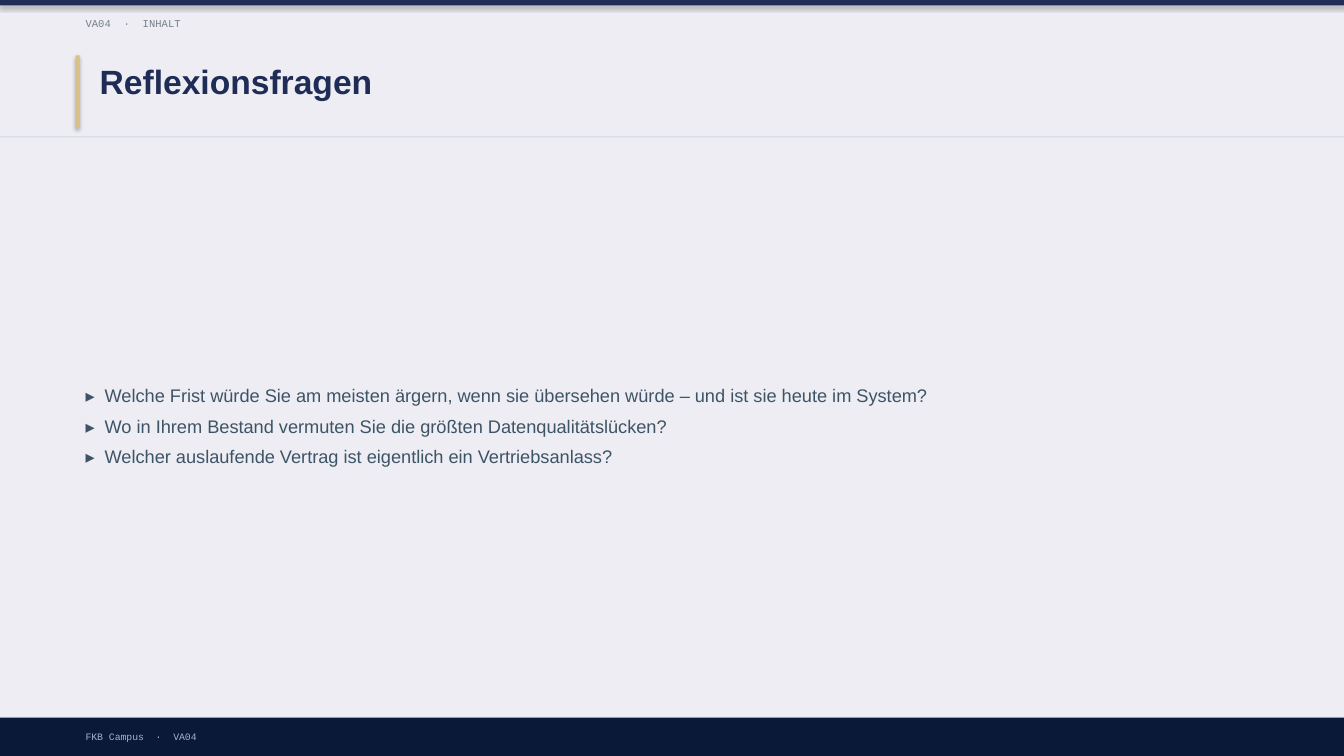
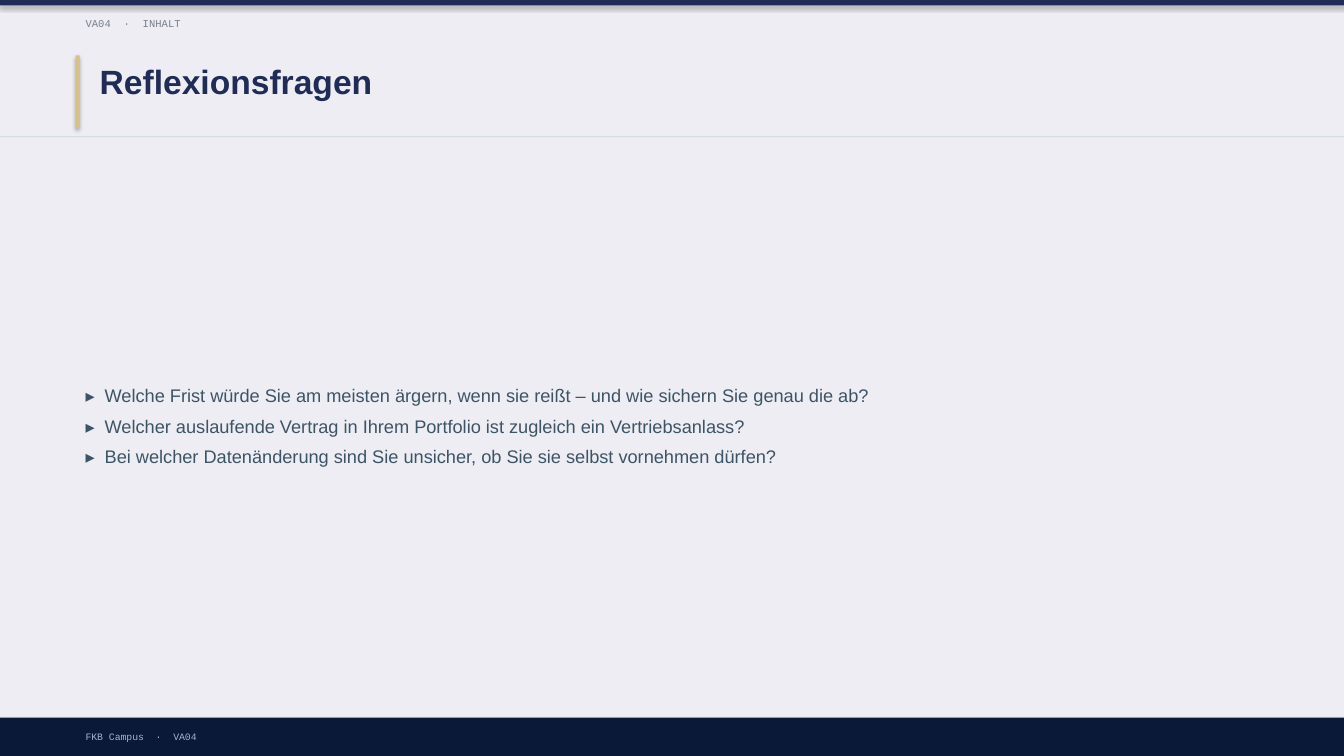
Before and after one commit to ck5rqc47pr-byte/firmenkundenakademie-online, a slide deck: slide 16 of protected-downloads/praesentation/VA04.pptx (slide 7 before the commit). Drawn at 1344x756 pixels with LibreOffice and Linux fonts; fonts in the diff are those of the drawing. Boxes give left, top, right and bottom in pixels: in the first picture for what was removed or moved away, otherwise in the second. Text is boxed around its words. In the diff, an @@ line names an element or a change of style, - is before the commit and + after.

```diff
--- a/protected-downloads/praesentation/VA04.pptx
+++ b/protected-downloads/praesentation/VA04.pptx
@@ text at (x1=105, y1=389, x2=868, y2=467): text changed @@
-▸ Welche Frist würde Sie am meisten ärgern, wenn sie übersehen würde – und ist sie heute im System?
-▸ Wo in Ihrem Bestand vermuten Sie die größten Datenqualitätslücken?
-▸ Welcher auslaufende Vertrag ist eigentlich ein Vertriebsanlass?
+▸ Welche Frist würde Sie am meisten ärgern, wenn sie reißt – und wie sichern Sie genau die ab?
+▸ Welcher auslaufende Vertrag in Ihrem Portfolio ist zugleich ein Vertriebsanlass?
+▸ Bei welcher Datenänderung sind Sie unsicher, ob Sie sie selbst vornehmen dürfen?
```
Also in this commit, not shown: 2 other slides changed, 9 slides added, 5 other files.
